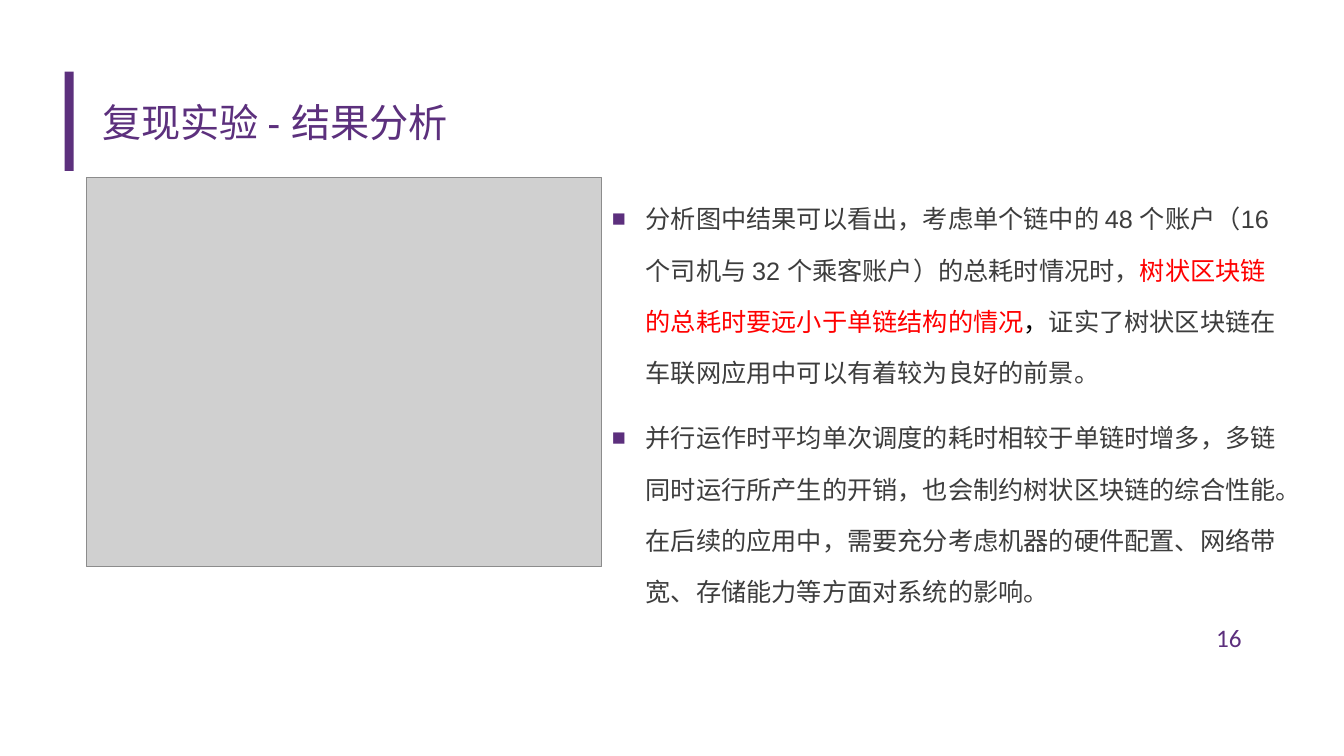
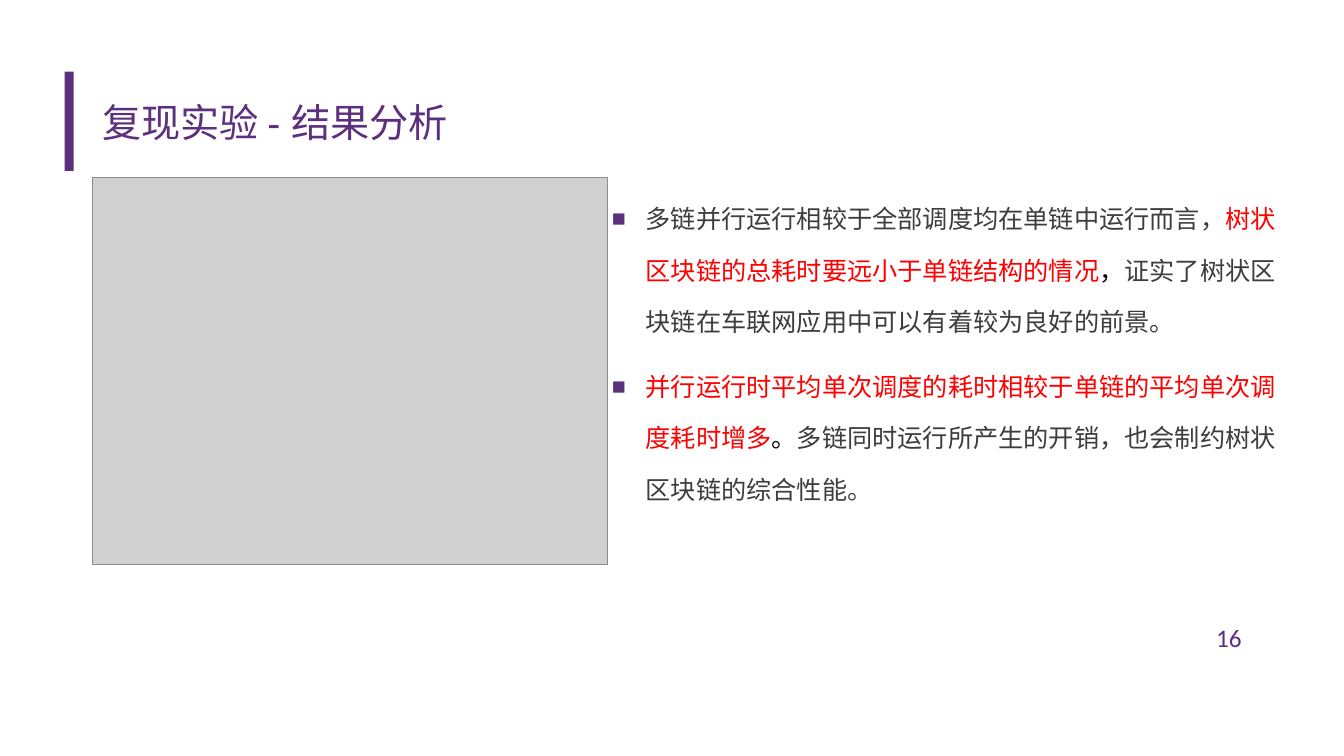
Before and after one commit to diyz19/GraduationDesign, a slide deck: slide 16 of FinalThesis/答辩ppt.pptx. Drawn at 1344x756 pixels with LibreOffice and Linux fonts; fonts in the diff are those of the drawing; grey boxes stand for pictures; background and template pictures are left out. Boxes give left, top, right and bottom in pixels: in the first picture for what was removed or moved away, otherwise in the second. Text is boxed around its words. In the diff, an @@ line names an element or a change of style, - is before the commit and + after.

```diff
--- a/FinalThesis/答辩ppt.pptx
+++ b/FinalThesis/答辩ppt.pptx
@@ picture moved from (x1=87, y1=177, x2=603, y2=567) to (x1=92, y1=177, x2=608, y2=565) @@
@@ text at (x1=646, y1=206, x2=1276, y2=501): text changed @@
-■ 分析图中结果可以看出，考虑单个链中的 48 个账户（16 个司机与 32 个乘客账户）的总耗时情况时，树状区块链的总耗时要远小于单链结构的情况，证实了树状区块链在车联网应用中可以有着较为良好的前景。
-■ 并行运作时平均单次调度的耗时相较于单链时增多，多链同时运行所产生的开销，也会制约树状区块链的综合性能。在后续的应用中，需要充分考虑机器的硬件配置、网络带宽、存储能力等方面对系统的影响。
+■ 多链并行运行相较于全部调度均在单链中运行而言，树状区块链的总耗时要远小于单链结构的情况，证实了树状区块链在车联网应用中可以有着较为良好的前景。
+■ 并行运行时平均单次调度的耗时相较于单链的平均单次调度耗时增多。多链同时运行所产生的开销，也会制约树状区块链的综合性能。
```
Also in this commit, not shown: 17 other slides changed, 2 slides added, 1 slide removed, 4 other files.
